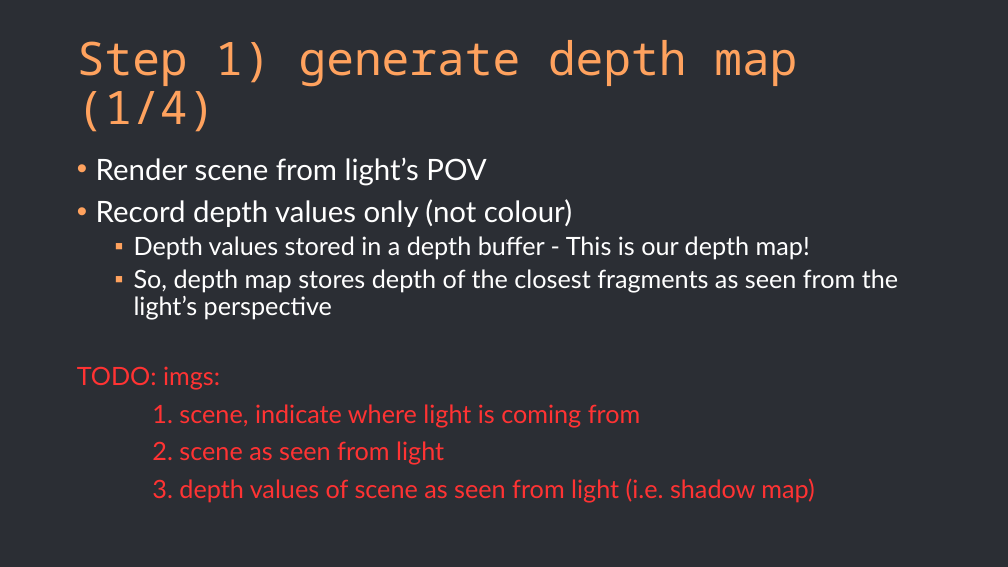
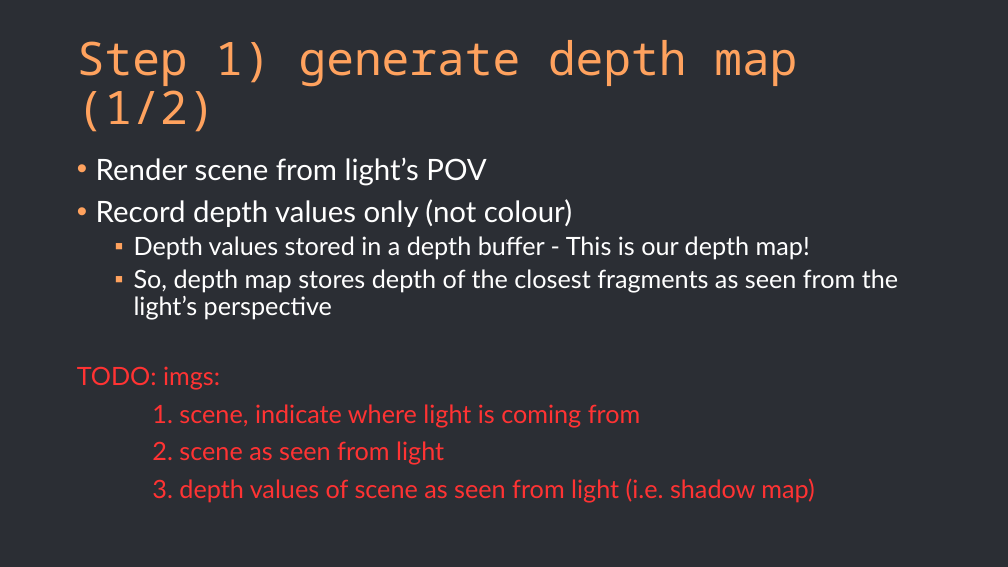
Before and after one commit to Alba-NR/ShadowMapping_TechTalk, a slide deck: slide 10 of slides/slides.pptx. Drawn at 1008x567 pixels with LibreOffice and Linux fonts; fonts in the diff are those of the drawing. Boxes give left, top, right and bottom in pixels: in the first picture for what was removed or moved away, otherwise in the second. Text is boxed around its words. In the diff, an @@ line names an element or a change of style, - is before the commit and + after.

```diff
--- a/slides/slides.pptx
+++ b/slides/slides.pptx
@@ title at (77,40,797,132): text changed @@
-Step 1) generate depth map (1/4)
+Step 1) generate depth map (1/2)
```
Also in this commit, not shown: 2 other slides changed, 2 slides added, 2 slides removed.
